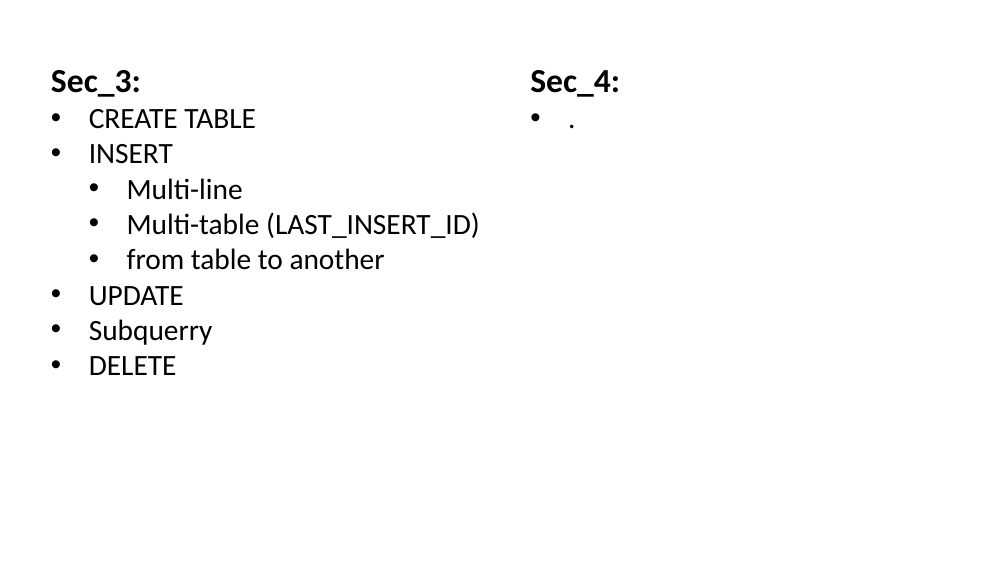
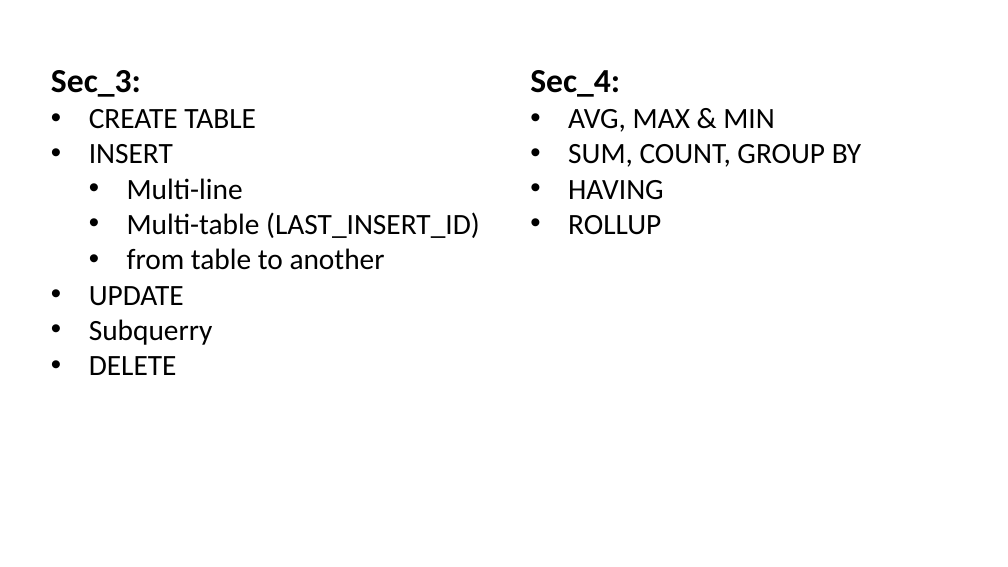
Before and after one commit to Amir-Hofo/Basic_SQL_Commands, a slide deck: slide 3 of list of content.pptx. Drawn at 1008x567 pixels with LibreOffice and Linux fonts; fonts in the diff are those of the drawing. Boxes give left, top, right and bottom in pixels: in the first picture for what was removed or moved away, otherwise in the second. Text is boxed around its words. In the diff, an @@ line names an element or a change of style, - is before the commit and + after.

```diff
--- a/list of content.pptx
+++ b/list of content.pptx
@@ text at bbox=[568, 109, 861, 235]: text changed @@
-• .
+• AVG, MAX & MIN
+• SUM, COUNT, GROUP BY
+• HAVING
+• ROLLUP
```
Also in this commit, not shown: 1 slide added, 3 other files.
